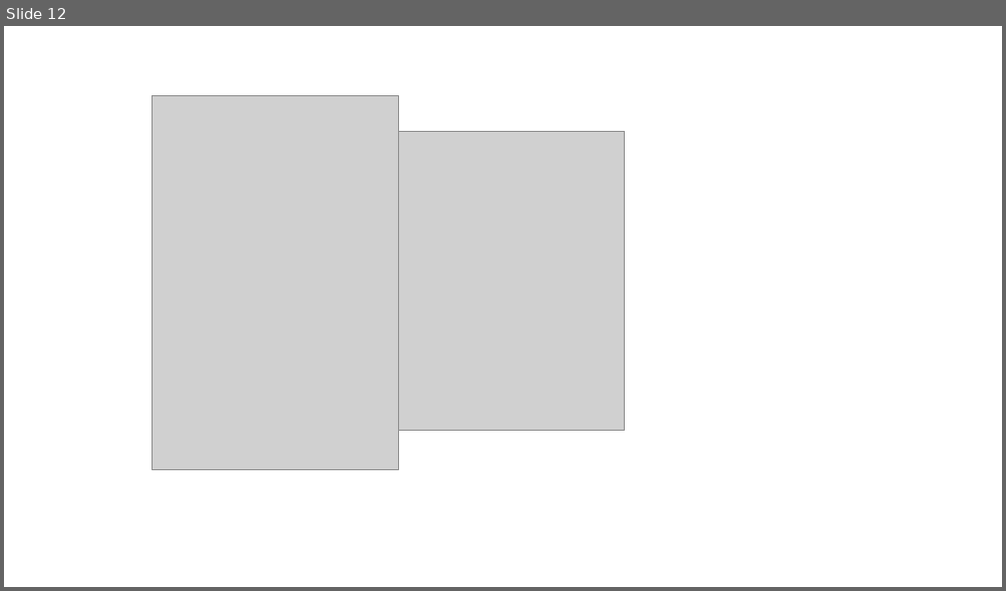
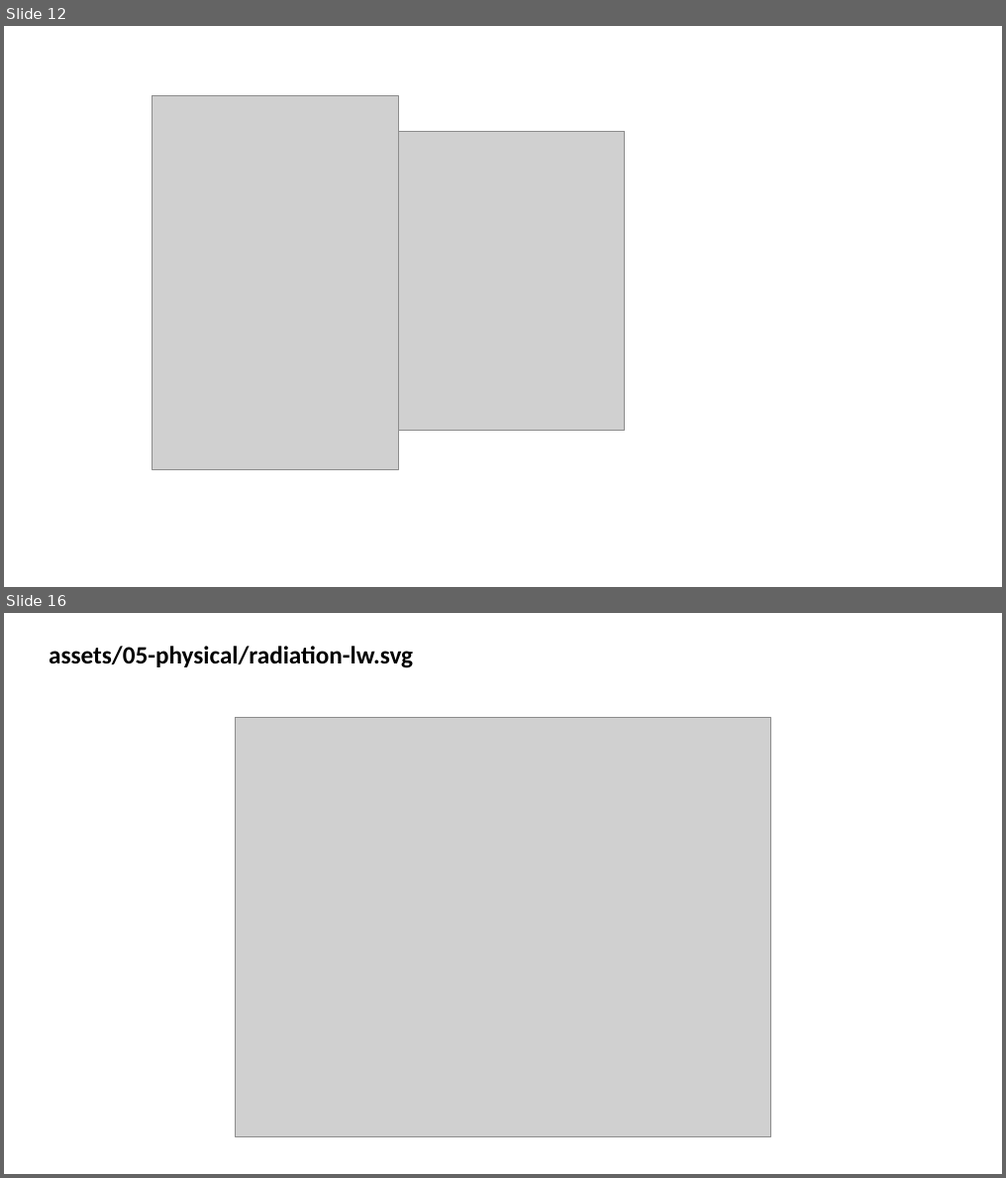
Before and after one commit to wdumontaud/slides_PUCPR, a slide deck: assets/illustrations.pptx. Shown one above the other, each under a label of ours: slide 12 before the commit, slides 12 and 16 after it; the slides between them are not shown. The pictures are 1006x591 and 1006x1178 pixels, drawn with LibreOffice and Linux fonts; fonts in the diff are those of the drawing; grey boxes stand for pictures. Boxes give left, top, right and bottom in pixels: in the first picture for what was removed or moved away, otherwise in the second. Text is boxed around its words. In the diff, an @@ line names an element or a change of style, - is before the commit and + after.

```diff
--- a/assets/illustrations.pptx
+++ b/assets/illustrations.pptx
@@ slide 16 added at (4,613,1002,1174), background #FFFFFF @@
@@ text added at (49,646,413,668), 24 pt, text #000000, bold @@
+assets/05-physical/radiation-lw.svg
@@ picture added at (236,718,770,1137) @@
```
Also in this commit, not shown: 4 other slides added, 59 other files.
